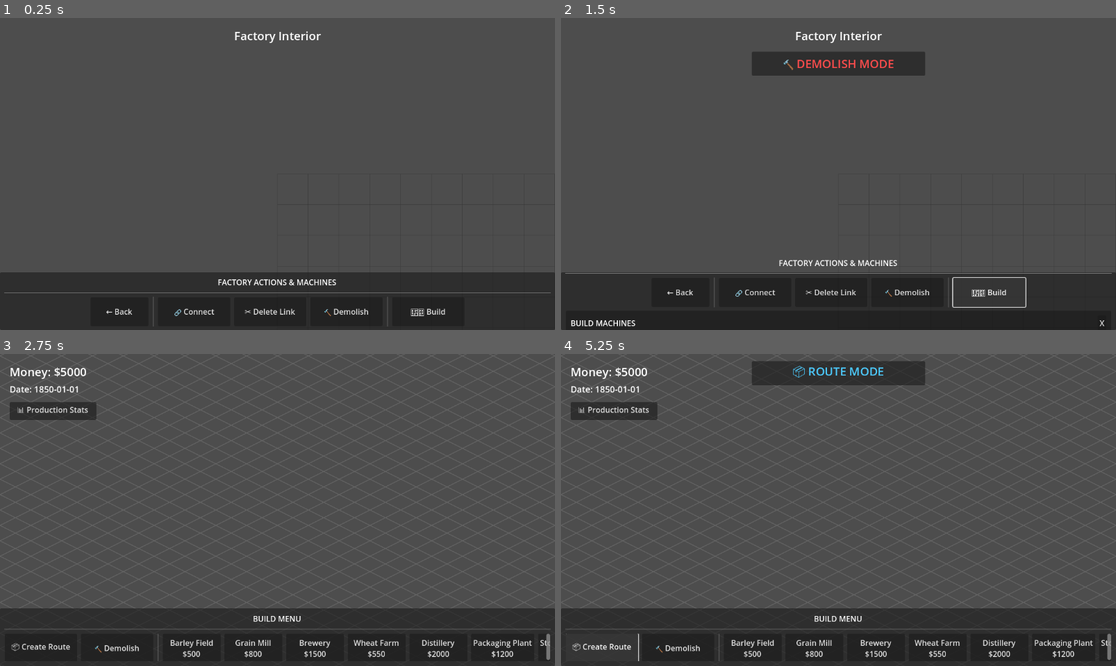
Above: before the commit, frames 1-4 (two rows, left to right).
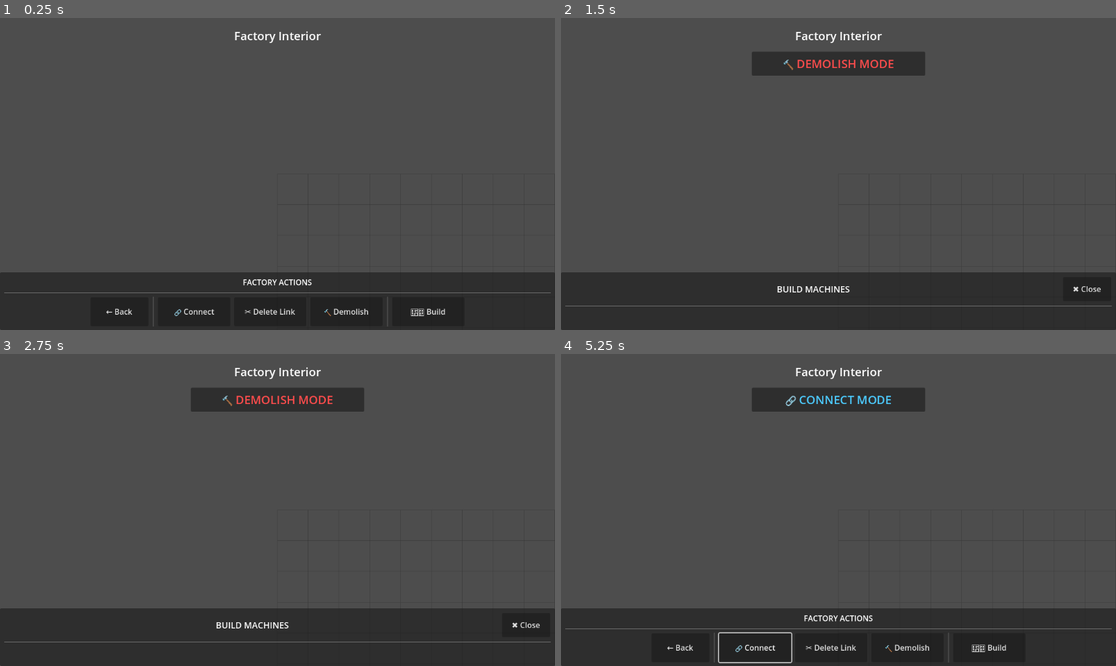
Above: after the commit, the same moments.

Repository: GergelyKrista/butykos
Game: Godot game, scene res://scenes/factory_interior/factory_interior.tscn
The game is run twice, just before and just after one commit, with the same random seed, the same clock (stepped at 60 frames per second) and the same inputs. This scene is started directly instead of the project's main scene.
Inputs (mouse positions are in pixels of both pictures, inside the frame that each line leads up to):
- Up to frame 1 (0.25 s): no input
- Up to frame 2 (1.5 s): click "🔨 Demolish" at 0.5 s; click "🏗️ Build" at 1.25 s
- Up to frame 3 (2.75 s): click (122, 628) at 2 s, where only the run before the commit has a clickable "← Back"
- Up to frame 4 (5.25 s): click (616, 410) at 2.75 s, where only the run before the commit has a clickable "📊 Production Stats"; click "X" (after the commit: "✖ Close") at 3.5 s; click (755, 647) at 4.25 s, where only the run after the commit has a clickable "🔗 Connect"; click (599, 647) at 5 s, where only the run before the commit has a clickable "📦 Create Route"

The runs differ from the first frame. In frame 1, 0.3% of the frame differs, in the area x 39-61%, y 83-86%; in frame 2, 1.5%; in frame 3, 5.2%; in frame 4, 7.8%, in the area x 0-100%, y 2-100%.

Commit message:
Change navbar to swap between Actions and Machines views
**New Behavior:**
- Default: Shows "FACTORY ACTIONS" with action buttons
- Click "🏗️ Build": Entire navbar swaps to "BUILD MACHINES" view
- Click "✖ Close": Swaps back to actions view

**Views:**

Actions View (default):
```
┌─────────────────────────────────────────────────────────┐
│                  FACTORY ACTIONS                        │
├─────────────────────────────────────────────────────────┤
│ ← Back | 🔗 Connect | ✂️ Delete Link | 🔨 Demolish | 🏗️ Build │
└─────────────────────────────────────────────────────────┘
```

Machines View (after clicking Build):
```
┌─────────────────────────────────────────────────────────┐
│            BUILD MACHINES                    [✖ Close]  │
├─────────────────────────────────────────────────────────┤
│ [Conveyor] [Mash Tun] [Fermentation Vat] [Bottling...] │
└─────────────────────────────────────────────────────────┘
```

**Benefits:**
- Clean view switching - only one set of buttons visible at a time
- Maximum space for machine buttons
- Clear context - title shows current mode
- Simple close button to return

🤖 Generated with [Claude Code](https://claude.com/claude-code)

Co-Authored-By: Claude <noreply@anthropic.com>

Diff:
--- a/scenes/factory_interior/factory_interior.tscn
+++ b/scenes/factory_interior/factory_interior.tscn
@@ -86,89 +86,84 @@
 layout_mode = 2
 theme_override_constants/separation = 8
 
-[node name="TitleLabel" type="Label" parent="UI/BottomBar/MarginContainer/VBoxContainer"]
+[node name="ActionsView" type="VBoxContainer" parent="UI/BottomBar/MarginContainer/VBoxContainer"]
 layout_mode = 2
-text = "FACTORY ACTIONS & MACHINES"
+theme_override_constants/separation = 8
+
+[node name="TitleLabel" type="Label" parent="UI/BottomBar/MarginContainer/VBoxContainer/ActionsView"]
+layout_mode = 2
+text = "FACTORY ACTIONS"
 horizontal_alignment = 1
 
-[node name="HSeparator" type="HSeparator" parent="UI/BottomBar/MarginContainer/VBoxContainer"]
+[node name="HSeparator" type="HSeparator" parent="UI/BottomBar/MarginContainer/VBoxContainer/ActionsView"]
 layout_mode = 2
 
-[node name="ButtonsContainer" type="HBoxContainer" parent="UI/BottomBar/MarginContainer/VBoxContainer"]
+[node name="ButtonsContainer" type="HBoxContainer" parent="UI/BottomBar/MarginContainer/VBoxContainer/ActionsView"]
 layout_mode = 2
 theme_override_constants/separation = 8
 alignment = 1
 
-[node name="BackButton" type="Button" parent="UI/BottomBar/MarginContainer/VBoxContainer/ButtonsContainer"]
+[node name="BackButton" type="Button" parent="UI/BottomBar/MarginContainer/VBoxContainer/ActionsView/ButtonsContainer"]
 layout_mode = 2
 custom_minimum_size = Vector2(120, 60)
 text = "← Back"
 
-[node name="VSeparator1" type="VSeparator" parent="UI/BottomBar/MarginContainer/VBoxContainer/ButtonsContainer"]
+[node name="VSeparator1" type="VSeparator" parent="UI/BottomBar/MarginContainer/VBoxContainer/ActionsView/ButtonsContainer"]
 layout_mode = 2
 
-[node name="ConnectButton" type="Button" parent="UI/BottomBar/MarginContainer/VBoxContainer/ButtonsContainer"]
+[node name="ConnectButton" type="Button" parent="UI/BottomBar/MarginContainer/VBoxContainer/ActionsView/ButtonsContainer"]
 layout_mode = 2
 custom_minimum_size = Vector2(150, 60)
 text = "🔗 Connect"
 
-[node name="DeleteConnectionButton" type="Button" parent="UI/BottomBar/MarginContainer/VBoxContainer/ButtonsContainer"]
+[node name="DeleteConnectionButton" type="Button" parent="UI/BottomBar/MarginContainer/VBoxContainer/ActionsView/ButtonsContainer"]
 layout_mode = 2
 custom_minimum_size = Vector2(150, 60)
 text = "✂️ Delete Link"
 
-[node name="DemolishButton" type="Button" parent="UI/BottomBar/MarginContainer/VBoxContainer/ButtonsContainer"]
+[node name="DemolishButton" type="Button" parent="UI/BottomBar/MarginContainer/VBoxContainer/ActionsView/ButtonsContainer"]
 layout_mode = 2
 custom_minimum_size = Vector2(150, 60)
 text = "🔨 Demolish"
 
-[node name="VSeparator2" type="VSeparator" parent="UI/BottomBar/MarginContainer/VBoxContainer/ButtonsContainer"]
+[node name="VSeparator2" type="VSeparator" parent="UI/BottomBar/MarginContainer/VBoxContainer/ActionsView/ButtonsContainer"]
 layout_mode = 2
 
-[node name="BuildMachinesButton" type="Button" parent="UI/BottomBar/MarginContainer/VBoxContainer/ButtonsContainer"]
+[node name="BuildMachinesButton" type="Button" parent="UI/BottomBar/MarginContainer/VBoxContainer/ActionsView/ButtonsContainer"]
 layout_mode = 2
 custom_minimum_size = Vector2(150, 60)
 text = "🏗️ Build"
 
-[node name="MachineMenuPanel" type="PanelContainer" parent="UI/BottomBar/MarginContainer/VBoxContainer"]
+[node name="MachinesView" type="VBoxContainer" parent="UI/BottomBar/MarginContainer/VBoxContainer"]
 visible = false
-layout_mode = 2
-size_flags_vertical = 3
-
-[node name="MarginContainer" type="MarginContainer" parent="UI/BottomBar/MarginContainer/VBoxContainer/MachineMenuPanel"]
-layout_mode = 2
-theme_override_constants/margin_left = 10
-theme_override_constants/margin_top = 10
-theme_override_constants/margin_right = 10
-theme_override_constants/margin_bottom = 10
-
-[node name="VBoxContainer" type="VBoxContainer" parent="UI/BottomBar/MarginContainer/VBoxContainer/MachineMenuPanel/MarginContainer"]
 layout_mode = 2
 theme_override_constants/separation = 8
 
-[node name="HeaderHBox" type="HBoxContainer" parent="UI/BottomBar/MarginContainer/VBoxContainer/MachineMenuPanel/MarginContainer/VBoxContainer"]
+[node name="HeaderHBox" type="HBoxContainer" parent="UI/BottomBar/MarginContainer/VBoxContainer/MachinesView"]
 layout_mode = 2
 
-[node name="Title" type="Label" parent="UI/BottomBar/MarginContainer/VBoxContainer/MachineMenuPanel/MarginContainer/VBoxContainer/HeaderHBox"]
+[node name="Title" type="Label" parent="UI/BottomBar/MarginContainer/VBoxContainer/MachinesView/HeaderHBox"]
 layout_mode = 2
 size_flags_horizontal = 3
-theme_override_font_sizes/font_size = 16
+theme_override_font_sizes/font_size = 18
 text = "BUILD MACHINES"
+horizontal_alignment = 1
 
-[node name="CloseButton" type="Button" parent="UI/BottomBar/MarginContainer/VBoxContainer/MachineMenuPanel/MarginContainer/VBoxContainer/HeaderHBox"]
+[node name="CloseButton" type="Button" parent="UI/BottomBar/MarginContainer/VBoxContainer/MachinesView/HeaderHBox"]
 layout_mode = 2
-text = "X"
+custom_minimum_size = Vector2(100, 50)
+text = "✖ Close"
 
-[node name="HSeparator" type="HSeparator" parent="UI/BottomBar/MarginContainer/VBoxContainer/MachineMenuPanel/MarginContainer/VBoxContainer"]
+[node name="HSeparator" type="HSeparator" parent="UI/BottomBar/MarginContainer/VBoxContainer/MachinesView"]
 layout_mode = 2
 
-[node name="ScrollContainer" type="ScrollContainer" parent="UI/BottomBar/MarginContainer/VBoxContainer/MachineMenuPanel/MarginContainer/VBoxContainer"]
+[node name="ScrollContainer" type="ScrollContainer" parent="UI/BottomBar/MarginContainer/VBoxContainer/MachinesView"]
 layout_mode = 2
 size_flags_vertical = 3
 horizontal_scroll_mode = 3
 vertical_scroll_mode = 2
 
-[node name="HBoxContainer" type="HBoxContainer" parent="UI/BottomBar/MarginContainer/VBoxContainer/MachineMenuPanel/MarginContainer/VBoxContainer/ScrollContainer"]
+[node name="HBoxContainer" type="HBoxContainer" parent="UI/BottomBar/MarginContainer/VBoxContainer/MachinesView/ScrollContainer"]
 layout_mode = 2
 size_flags_horizontal = 3
 theme_override_constants/separation = 8
--- a/scenes/factory_interior/factory_interior_ui.gd
+++ b/scenes/factory_interior/factory_interior_ui.gd
@@ -18,15 +18,16 @@
 # REFERENCES
 # ========================================
 
-@onready var back_button: Button = $BottomBar/MarginContainer/VBoxContainer/ButtonsContainer/BackButton
-@onready var connect_button: Button = $BottomBar/MarginContainer/VBoxContainer/ButtonsContainer/ConnectButton
-@onready var delete_connection_button: Button = $BottomBar/MarginContainer/VBoxContainer/ButtonsContainer/DeleteConnectionButton
-@onready var demolish_button: Button = $BottomBar/MarginContainer/VBoxContainer/ButtonsContainer/DemolishButton
-@onready var build_machines_button: Button = $BottomBar/MarginContainer/VBoxContainer/ButtonsContainer/BuildMachinesButton
+@onready var back_button: Button = $BottomBar/MarginContainer/VBoxContainer/ActionsView/ButtonsContainer/BackButton
+@onready var connect_button: Button = $BottomBar/MarginContainer/VBoxContainer/ActionsView/ButtonsContainer/ConnectButton
+@onready var delete_connection_button: Button = $BottomBar/MarginContainer/VBoxContainer/ActionsView/ButtonsContainer/DeleteConnectionButton
+@onready var demolish_button: Button = $BottomBar/MarginContainer/VBoxContainer/ActionsView/ButtonsContainer/DemolishButton
+@onready var build_machines_button: Button = $BottomBar/MarginContainer/VBoxContainer/ActionsView/ButtonsContainer/BuildMachinesButton
 @onready var factory_label: Label = $HUD/FactoryLabel
-@onready var machine_menu_panel: PanelContainer = $BottomBar/MarginContainer/VBoxContainer/MachineMenuPanel
-@onready var machine_menu: HBoxContainer = $BottomBar/MarginContainer/VBoxContainer/MachineMenuPanel/MarginContainer/VBoxContainer/ScrollContainer/HBoxContainer
-@onready var machine_menu_close_button: Button = $BottomBar/MarginContainer/VBoxContainer/MachineMenuPanel/MarginContainer/VBoxContainer/HeaderHBox/CloseButton
+@onready var actions_view: VBoxContainer = $BottomBar/MarginContainer/VBoxContainer/ActionsView
+@onready var machines_view: VBoxContainer = $BottomBar/MarginContainer/VBoxContainer/MachinesView
+@onready var machine_menu: HBoxContainer = $BottomBar/MarginContainer/VBoxContainer/MachinesView/ScrollContainer/HBoxContainer
+@onready var machine_menu_close_button: Button = $BottomBar/MarginContainer/VBoxContainer/MachinesView/HeaderHBox/CloseButton
 
 # ========================================
 # INITIALIZATION
@@ -128,15 +129,17 @@
 # ========================================
 
 func _show_machine_menu() -> void:
-	"""Show the machine build menu panel"""
-	if machine_menu_panel:
-		machine_menu_panel.visible = true
+	"""Show the machine build menu (swap views)"""
+	if actions_view and machines_view:
+		actions_view.visible = false
+		machines_view.visible = true
 
 
 func _hide_machine_menu() -> void:
-	"""Hide the machine build menu panel"""
-	if machine_menu_panel:
-		machine_menu_panel.visible = false
+	"""Hide the machine build menu (swap back to actions)"""
+	if actions_view and machines_view:
+		actions_view.visible = true
+		machines_view.visible = false
 
 func _create_machine_menu() -> void:
 	"""Create buttons for buildable machines"""
